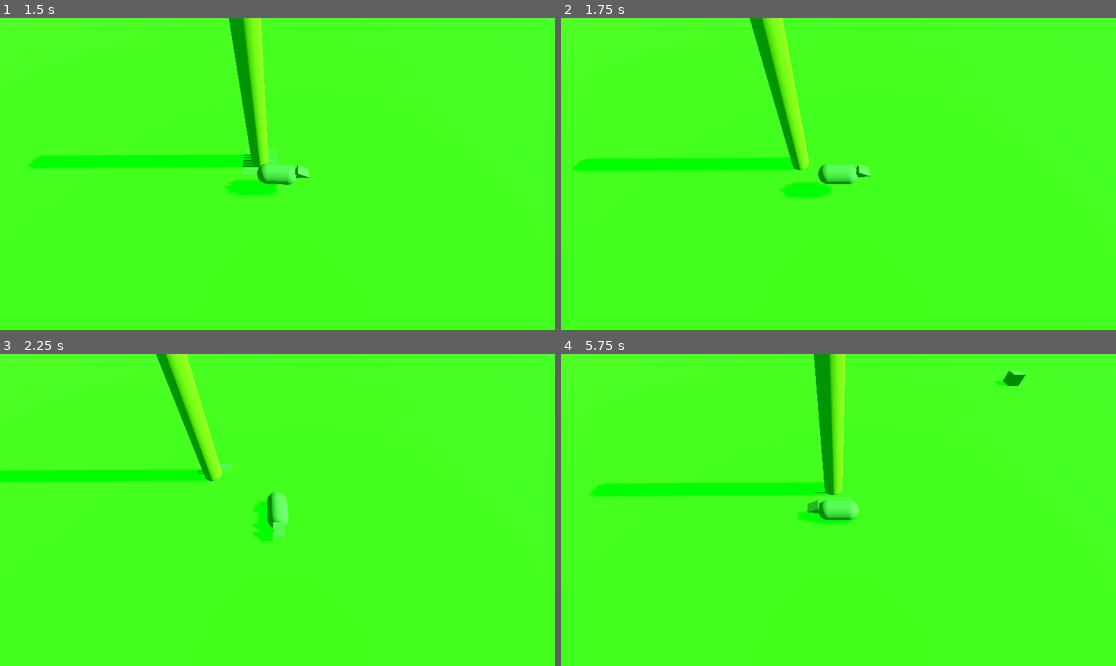
Above: before the commit, frames 1-4 (two rows, left to right).
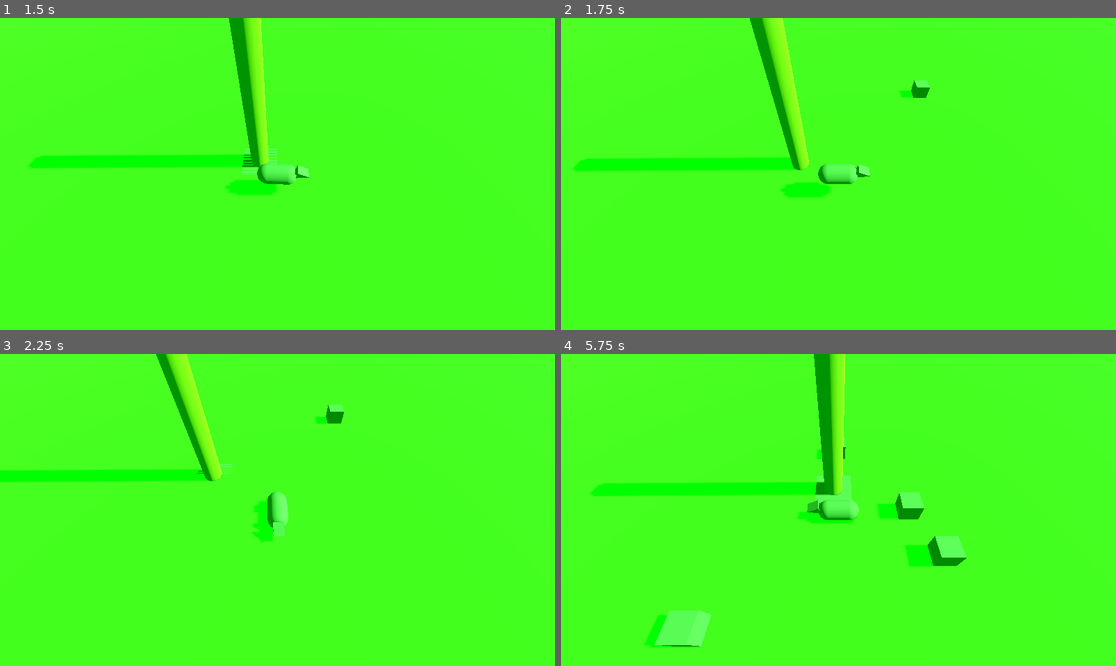
Above: after the commit, the same moments.

Repository: zepedaivanmx/rats
Game: Godot game, scene res://entities/mainMenu.tscn
Same seed, same stepped clock (60 frames per second), same inputs: the game is played once before the commit and once after it.
Inputs:
- Up to frame 1 (1.5 s): click "Play" at 0.5 s; tap Enter (ui_accept) at 1.25, 1.35 s; hold Right (ui_right) from 1.28 s (still down)
- Up to frame 2 (1.75 s): keep holding Right (ui_right); tap Enter (ui_accept) at 1.52 s
- Up to frame 3 (2.25 s): tap Enter (ui_accept) at 1.82, 2.1 s; release Right (ui_right) at 2.03 s; hold Down (ui_down) from 2.03 s (still down)
- Up to frame 4 (5.75 s): tap Enter (ui_accept) at 2.27, 2.57, 2.85, 3.6, 3.77, 4.07, 4.35, 4.52, 4.82, 5.1, 5.27, 5.57 s; release Down (ui_down) at 2.78 s; hold Right (ui_right) 2.78-3.53 s; hold Up (ui_up) 3.53-4.28 s; hold Left (ui_left) from 4.28 s (still down)

Frame 1 is identical in both runs. In frame 2, 0.2% of the frame differs, in the area x 60-67%, y 20-26%; in frame 3, 0.2%; in frame 4, 3.0%, in the area x 15-84%, y 0-95%.

Commit message:
bite and tailkick

Diff:
--- a/entities/forest_animal.tscn
+++ b/entities/forest_animal.tscn
@@ -6,7 +6,7 @@
 
 [sub_resource type="BoxMesh" id="BoxMesh_p4kmr"]
 
-[node name="ForestAnimal" type="Node3D" unique_id=1361003490]
+[node name="ForestAnimal" type="Node3D" unique_id=1361003490 groups=["enemy"]]
 
 [node name="CharacterBody3D" type="CharacterBody3D" parent="." unique_id=630647152]
 script = ExtResource("1_p4kmr")
--- a/entities/mainScene.tscn
+++ b/entities/mainScene.tscn
@@ -53,5 +53,4 @@
 enemy_scene = ExtResource("5_benjh")
 
 [node name="Timer" type="Timer" parent="Spawner" unique_id=935394530]
-wait_time = 4.0
 autostart = true
--- a/entities/ratDad.tscn
+++ b/entities/ratDad.tscn
@@ -9,7 +9,10 @@
 [sub_resource type="PrismMesh" id="PrismMesh_topch"]
 size = Vector3(0.4, 0.6, 0.5)
 
-[node name="Node3D" type="Node3D" unique_id=1606034291]
+[sub_resource type="SphereShape3D" id="SphereShape3D_topch"]
+radius = 4.0
+
+[node name="rat" type="Node3D" unique_id=1606034291 groups=["rats"]]
 
 [node name="rata" type="CharacterBody3D" parent="." unique_id=1813152638]
 transform = Transform3D(1, 0, 0, 0, 0.048483744, 0.998824, 0, -0.998824, 0.048483744, 0, 0.84490454, 0)
@@ -27,10 +30,29 @@
 
 [node name="CameraPivote" type="Node3D" parent="rata" unique_id=791730854]
 
-[node name="SpringArm3D" type="SpringArm3D" parent="rata/CameraPivote" unique_id=1637591541 groups=["CentralTree"]]
+[node name="SpringArm3D" type="SpringArm3D" parent="rata/CameraPivote" unique_id=1637591541 groups=["CentralTree", "rats"]]
 transform = Transform3D(1, 0, 0, 0, 0.83600867, -0.5487165, 0, 0.5487165, 0.83600867, 0, 0, 0)
 spring_length = 10.0
 margin = 1.0
 
 [node name="Camera3D" type="Camera3D" parent="rata/CameraPivote/SpringArm3D" unique_id=1991159007]
 transform = Transform3D(1, 0, 0, 0, 1, 0, 0, 0, 1, 0, 0.1977539, 4.073971)
+
+[node name="tailArea" type="Area3D" parent="rata" unique_id=1812772805]
+
+[node name="CollisionShape3D" type="CollisionShape3D" parent="rata/tailArea" unique_id=1133337448]
+shape = SubResource("SphereShape3D_topch")
+
+[node name="biteArea" type="Area3D" parent="rata" unique_id=696643897]
+
+[node name="CollisionShape3D" type="CollisionShape3D" parent="rata/biteArea" unique_id=1859251052]
+transform = Transform3D(1, 0, 0, 0, 1, 0, 0, 0, 1, 0, -1.4505523, 0.07041103)
+shape = SubResource("SphereShape3D_topch")
+
+[node name="auraArea" type="Area3D" parent="rata" unique_id=1862143792]
+
+[node name="CollisionShape3D" type="CollisionShape3D" parent="rata/auraArea" unique_id=912346102]
+shape = SubResource("SphereShape3D_topch")
+
+[connection signal="body_entered" from="rata/auraArea" to="rata" method="_on_aura_area_body_entered"]
+[connection signal="body_exited" from="rata/auraArea" to="rata" method="_on_aura_area_body_exited"]
--- a/project.godot
+++ b/project.godot
@@ -18,6 +18,8 @@
 [global_group]
 
 CentralTree="Central milestone: Tree"
+rats=""
+enemy=""
 
 [physics]
 
--- a/scripts/forestAnimal.gd
+++ b/scripts/forestAnimal.gd
@@ -1,42 +1,83 @@
 extends CharacterBody3D
 
 @export var speed: float = 3.0
+@export var fuerza_arrastre: float = 2.0 # Velocidad con la que se lleva a la rata
 @onready var nav_agent: NavigationAgent3D = $NavigationAgent3D
 
-# Variable para guardar la referencia al árbol
 var arbol_objetivo: Node3D
+var rata_objetivo: Node3D # Nueva referencia
+
+# --- VARIABLES NUEVAS DE ESTADO ---
+var arrastrando_rata: bool = false
+var empuje_recibido: Vector3 = Vector3.ZERO
+var gravity: float = ProjectSettings.get_setting("physics/3d/default_gravity")
 
 func _ready() -> void:
-	# 1. Esperamos un frame físico para que el NavigationMesh esté 100% cargado
 	await get_tree().physics_frame
+	arbol_objetivo = get_tree().get_first_node_in_group("CentralTree")
+	rata_objetivo = get_tree().get_first_node_in_group("rats") # Buscamos a la rata
 
-	# 2. Buscamos automáticamente al árbol en la escena usando su grupo
-	arbol_objetivo = get_tree().get_first_node_in_group("CentralTree")
-
-	# Si por alguna razón no hay árbol en la escena, lanzamos un error en consola para debug
 	if not arbol_objetivo:
-		push_error("Asimilado: No se encontró ningún nodo en el grupo 'arbol_central'")
+		push_error("Asimilado: No se encontró ningún nodo en el grupo 'CentralTree'")
 
 func _physics_process(delta: float) -> void:
-	# Si no hay árbol al que atacar, detenemos el proceso
+	# --- NUEVO: APLICAR GRAVEDAD ---
+	if not is_on_floor():
+		velocity.y -= gravity * delta
+
+	# --- REACCIÓN AL COLETAZO ---
+	if empuje_recibido.length() > 0.1:
+		velocity.x = empuje_recibido.x
+		velocity.z = empuje_recibido.z
+		move_and_slide() # Procesa colisiones y movimiento en el motor de físicas[cite: 1]
+		# Fricción para detener el empuje suavemente
+		empuje_recibido = empuje_recibido.lerp(Vector3.ZERO, 5.0 * delta)
+		# Al ser golpeados, soltamos a la rata
+		arrastrando_rata = false
+		if rata_objetivo and rata_objetivo.has_method("romper_arrastre"):
+			rata_objetivo.romper_arrastre()
+		return
+
 	if not arbol_objetivo:
 		return
 
-	# 3. Le decimos al agente de navegación dónde está el árbol EXACTAMENTE ahora
-	nav_agent.target_position = arbol_objetivo.global_position
+	var direction: Vector3 = Vector3.ZERO
 
-	# 4. Si ya llegamos al árbol (o a su base), nos detenemos
-	if nav_agent.is_navigation_finished():
-		# Aquí más adelante programaremos el daño al árbol
-		return
+	# --- CAPTURA ---
+	if rata_objetivo and global_position.distance_to(rata_objetivo.global_position) < 2.0:
+		arrastrando_rata = true
+	else:
+		arrastrando_rata = false
 
-	# 5. Calculamos el siguiente paso seguro en el NavigationMesh
-	var next_position: Vector3 = nav_agent.get_next_path_position()
-	var direction: Vector3 = (next_position - global_position).normalized()
+	if arrastrando_rata:
+		# Calculamos la dirección ALEJÁNDONOS del árbol
+		direction = (global_position - arbol_objetivo.global_position).normalized()
+		direction.y = 0
+		if rata_objetivo.has_method("aplicar_arrastre"):
+			rata_objetivo.aplicar_arrastre(direction * fuerza_arrastre)
 
-	# Mantenemos la lógica para evitar que vuelen
-	direction.y = 0
+		# CRÍTICO: El enemigo se mueve a la misma velocidad de arrastre para no soltar a la rata
+		velocity.x = direction.x * fuerza_arrastre
+		velocity.z = direction.z * fuerza_arrastre
+	else:
+		# --- NAVEGACIÓN NORMAL ---
+		nav_agent.target_position = arbol_objetivo.global_position
+		if not nav_agent.is_navigation_finished():
+			var next_position: Vector3 = nav_agent.get_next_path_position()
+			direction = (next_position - global_position).normalized()
+			direction.y = 0
 
-	# 6. Movimiento
-	velocity = direction * speed
+		velocity.x = direction.x * speed
+		velocity.z = direction.z * speed
+
 	move_and_slide()
+
+# --- NUEVAS FUNCIONES PARA LOS ATAQUES DE LA RATA ---
+func recibir_impacto(fuerza: Vector3):
+	empuje_recibido = fuerza
+
+func desaparecer():
+	# Antes de morir, nos aseguramos de soltar a la rata si la teníamos agarrada
+	if arrastrando_rata and rata_objetivo and rata_objetivo.has_method("romper_arrastre"):
+		rata_objetivo.romper_arrastre()
+	queue_free()
--- a/scripts/ratDad.gd
+++ b/scripts/ratDad.gd
@@ -1,79 +1,102 @@
 extends CharacterBody3D
-
-@onready var area_mordida = $AreaMordida
-@onready var area_colazo = $AreaColazo
-
-func _input(event):
-	# Mordida (Ejemplo: Click izquierdo)
-	if event.is_action_pressed("ataque_primario"):
-		ejecutar_mordida()
-
-	# Colazo (Ejemplo: Click derecho o Tecla E)
-	if event.is_action_pressed("ataque_secundario"):
-		ejecutar_colazo()
-
-func ejecutar_mordida():
-	for body in area_mordida.get_overlapping_bodies():
-		if body.has_method("desaparecer"):
-			body.desaparecer()
-
-func ejecutar_colazo():
-	for body in area_colazo.get_overlapping_bodies():
-		if body is CharacterBody3D:
-			# Calculamos la dirección opuesta a la rata
-			var empuje = (body.global_position - global_position).normalized() * 15.0
-			if body.has_method("recibir_impacto"):
-				body.recibir_impacto(empuje)
-
-# Lógica del Aura (Conecta las señales body_entered y body_exited del AreaAura)
-func _on_area_aura_body_entered(body):
-	if body.is_in_group("asimilados"):
-		body.speed = body.base_speed * 0.5 # Reduce velocidad al 50%
-
-func _on_area_aura_body_exited(body):
-	if body.is_in_group("asimilados"):
-		body.speed = body.base_speed
-
 
 const SPEED = 5.0
 const JUMP_VELOCITY = 4.5
 
-# Obtenemos la gravedad global del proyecto para mantener coherencia física
 var gravity: float = ProjectSettings.get_setting("physics/3d/default_gravity")
 
-# Hacemos referencia al nodo visual. Asegúrate de que el nombre coincida exactamente con tu nodo.
 @onready var visual_mesh = $body
+@onready var area_mordida = $biteArea
+@onready var area_colazo = $tailArea
+@onready var area_contacto = $auraArea
+
+
+# --- VARIABLES NUEVAS: ARRASTRE Y ATAQUES ---
+var vector_arrastre: Vector3 = Vector3.ZERO
+var cooldown_mordida: float = 0.0
+var cooldown_colazo: float = 0.0
+var tiempo_mordida: float = 12.0 # Muerde cada 1 segundo (ajustable)
+var tiempo_colazo: float = 6.0  # Da un colazo cada 3 segundos (ajustable)
 
 func _physics_process(delta: float) -> void:
 	# 1. Aplicar Gravedad
 	if not is_on_floor():
 		velocity.y -= gravity * delta
 
-	# 2. Mecánica de Salto
-	# Utilizamos "ui_accept" (usualmente la barra espaciadora por defecto)
-	if Input.is_action_just_pressed("ui_accept") and is_on_floor():
-		velocity.y = JUMP_VELOCITY
+	# --- CRÍTICO: ANULAR INPUT SI ESTAMOS SIENDO ARRASTRADOS ---
+	if vector_arrastre != Vector3.ZERO:
+		velocity.x = vector_arrastre.x
+		velocity.z = vector_arrastre.z
+	else:
+		# 2. Mecánica de Salto (solo si no nos arrastran)
+		if Input.is_action_just_pressed("ui_accept") and is_on_floor():
+			velocity.y = JUMP_VELOCITY
 
-	# 3. Obtener el vector de entrada (Input)
-	var input_dir := Input.get_vector("ui_left", "ui_right", "ui_up", "ui_down")
+		# 3. Obtener el vector de entrada (Input)
+		var input_dir := Input.get_vector("ui_left", "ui_right", "ui_up", "ui_down")
+		var direction := (Vector3(input_dir.x, 0, input_dir.y)).normalized()
 
-	# Calculamos la dirección en el plano XZ global, ignorando la rotación del cuerpo
-	var direction := (Vector3(input_dir.x, 0, input_dir.y)).normalized()
+		# 4. Aplicar Movimiento y Rotación Visual
+		if direction:
+			velocity.x = direction.x * SPEED
+			velocity.z = direction.z * SPEED
+			var target_rotation = atan2(direction.x, direction.z)
+			visual_mesh.rotation.z = lerp_angle(visual_mesh.rotation.z, target_rotation, 15 * delta)
+		else:
+			velocity.x = move_toward(velocity.x, 0, SPEED)
+			velocity.z = move_toward(velocity.z, 0, SPEED)
 
-	# 4. Aplicar Movimiento y Rotación Visual
-	if direction:
-		# Movimiento rígido y responsivo, ideal para tu género
-		velocity.x = direction.x * SPEED
-		velocity.z = direction.z * SPEED
+	move_and_slide()
 
-		# Rotamos SOLAMENTE la malla visual hacia la dirección de movimiento
-		# El valor '15' define la velocidad de giro; ajústalo a tu gusto
-		var target_rotation = atan2(direction.x, direction.z)
-		visual_mesh.rotation.z = lerp_angle(visual_mesh.rotation.z, target_rotation, 15 * delta)
-	else:
-		# Fricción instantánea para detenerse en seco
-		velocity.x = move_toward(velocity.x, 0, SPEED)
-		velocity.z = move_toward(velocity.z, 0, SPEED)
+	# --- RUTINA DE ATAQUES AUTOMÁTICOS ---
+	cooldown_mordida -= delta
+	if cooldown_mordida <= 0:
+		ejecutar_mordida()
+		cooldown_mordida = tiempo_mordida
 
-	# Función interna de Godot que procesa colisiones y movimiento
-	move_and_slide()
+	cooldown_colazo -= delta
+	if cooldown_colazo <= 0:
+		ejecutar_colazo()
+		cooldown_colazo = tiempo_colazo
+
+
+
+# --- LÓGICA DE ATAQUES MODIFICADA ---
+func ejecutar_mordida():
+	# Desaparece de uno en uno usando 'break' para detener el ciclo tras el primer impacto
+	for body in area_mordida.get_overlapping_bodies():
+		if body.has_method("desaparecer"):
+			body.desaparecer()
+			break
+
+func ejecutar_colazo():
+	var acerto_golpe = false
+	for body in area_colazo.get_overlapping_bodies():
+		if body is CharacterBody3D:
+			var empuje = (body.global_position - global_position).normalized() * 15.0
+
+			if body.has_method("recibir_impacto"):
+				body.recibir_impacto(empuje)
+				acerto_golpe = true
+
+	# Si golpeamos a alguien, nos liberamos del arrastre
+	if acerto_golpe:
+		romper_arrastre()
+
+# --- MÉTODOS DE CONTROL DE ARRASTRE ---
+func aplicar_arrastre(fuerza: Vector3):
+	vector_arrastre = fuerza
+
+func romper_arrastre():
+	vector_arrastre = Vector3.ZERO
+
+
+
+func _on_aura_area_body_entered(body: Node3D) -> void:
+	if body.is_in_group("enemy"):
+		body.speed = body.base_speed * 0.5
+
+
+func _on_aura_area_body_exited(body: Node3D) -> void:
+	if body.is_in_group("enemy"):
+		body.speed = body.base_speed
--- a/scripts/spawner.gd
+++ b/scripts/spawner.gd
@@ -4,7 +4,7 @@
 @export var enemy_scene: PackedScene
 
 # 2. Configuración del área de aparición
-@export var spawn_radius: float = 25.0 # Distancia desde el centro (árbol)
+@export var spawn_radius: float = 12.0 # Distancia desde el centro (árbol)
 @export var spawn_container: Node3D # Nodo donde se guardarán los enemigos para tener orden
 
 @onready var timer = $Timer
